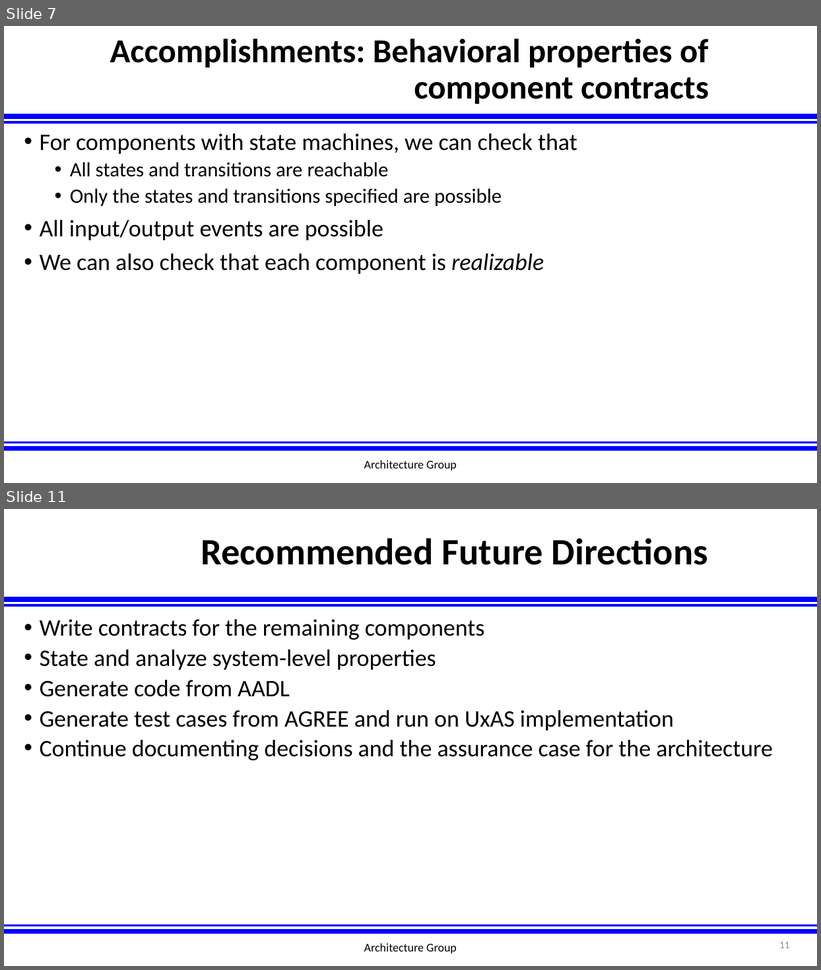
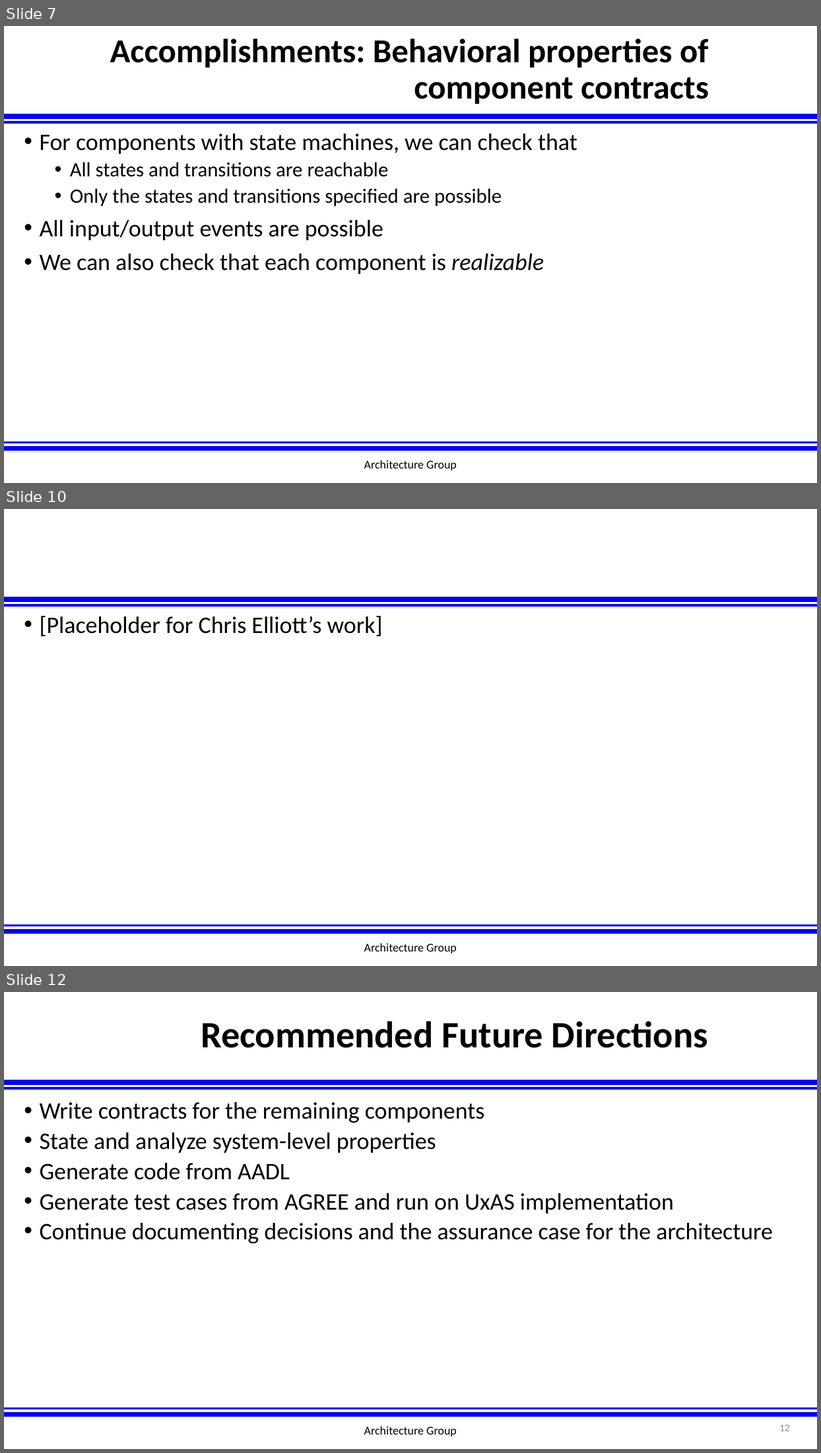
Before and after one commit to afrl-rq/OpenUxAS-SoI, a slide deck: presentations/S5_SoI_Architecture_Group.pptx. Shown one above the other, each under a label of ours: slides 7 and 11 before the commit, slides 7, 10 and 12 after it; the slides between them are not shown. The pictures are 821x970 and 821x1453 pixels, drawn with LibreOffice and Linux fonts; fonts in the diff are those of the drawing; background and template pictures are left out. Boxes give left, top, right and bottom in pixels: in the first picture for what was removed or moved away, otherwise in the second. Text is boxed around its words. In the diff, an @@ line names an element or a change of style, - is before the commit and + after.

Commit message:
slide updates. new placeholders

```diff
--- a/presentations/S5_SoI_Architecture_Group.pptx
+++ b/presentations/S5_SoI_Architecture_Group.pptx
@@ slide 10 added at (4,509,817,966), background #FFFFFF; not listed: 4 template elements that a slide beside it also shows @@
@@ text added at (40,616,383,636), 28 pt, text #000000 @@
+• [Placeholder for Chris Elliott’s work]
@@ text added at (364,943,457,954), 14 pt, text #000000 @@
+Architecture Group
@@ what was slide 11 is now slide 12 @@
@@ page number at (780,1425,790,1432): text changed @@
-11
+12
```
Also in this commit, not shown: 3 slides changed, 1 other slide added, 1 slide removed.
